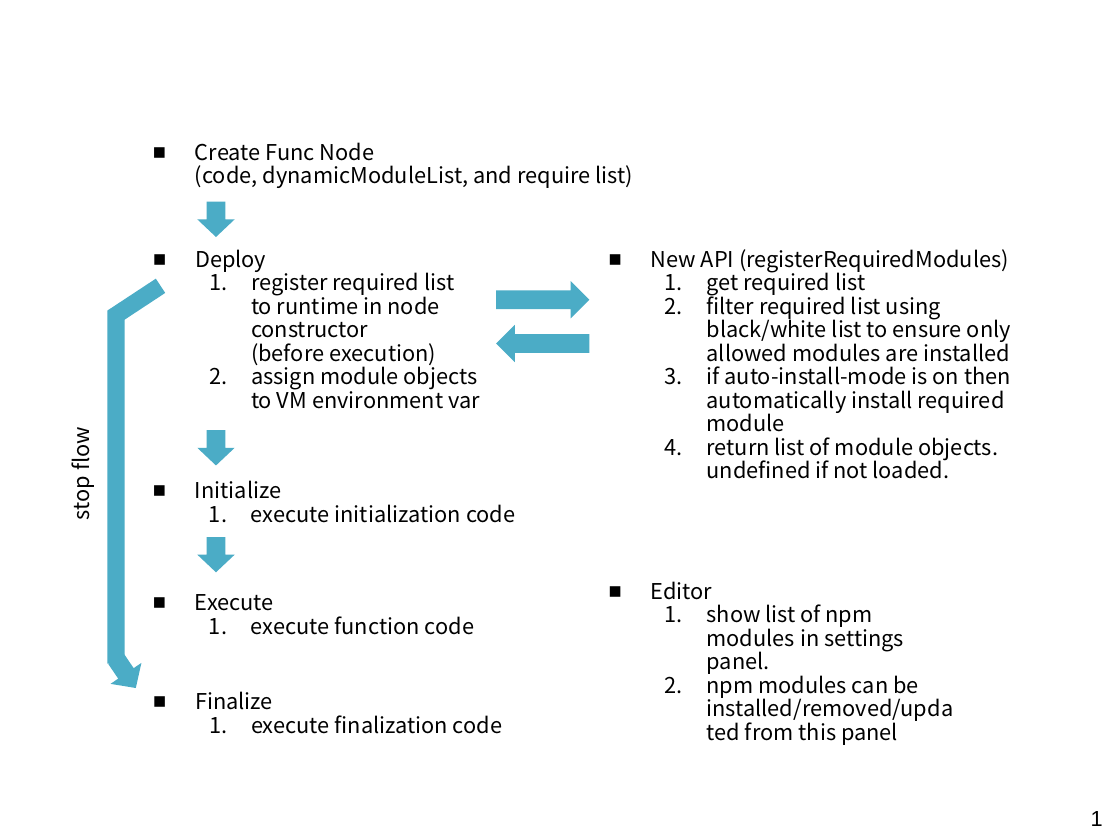
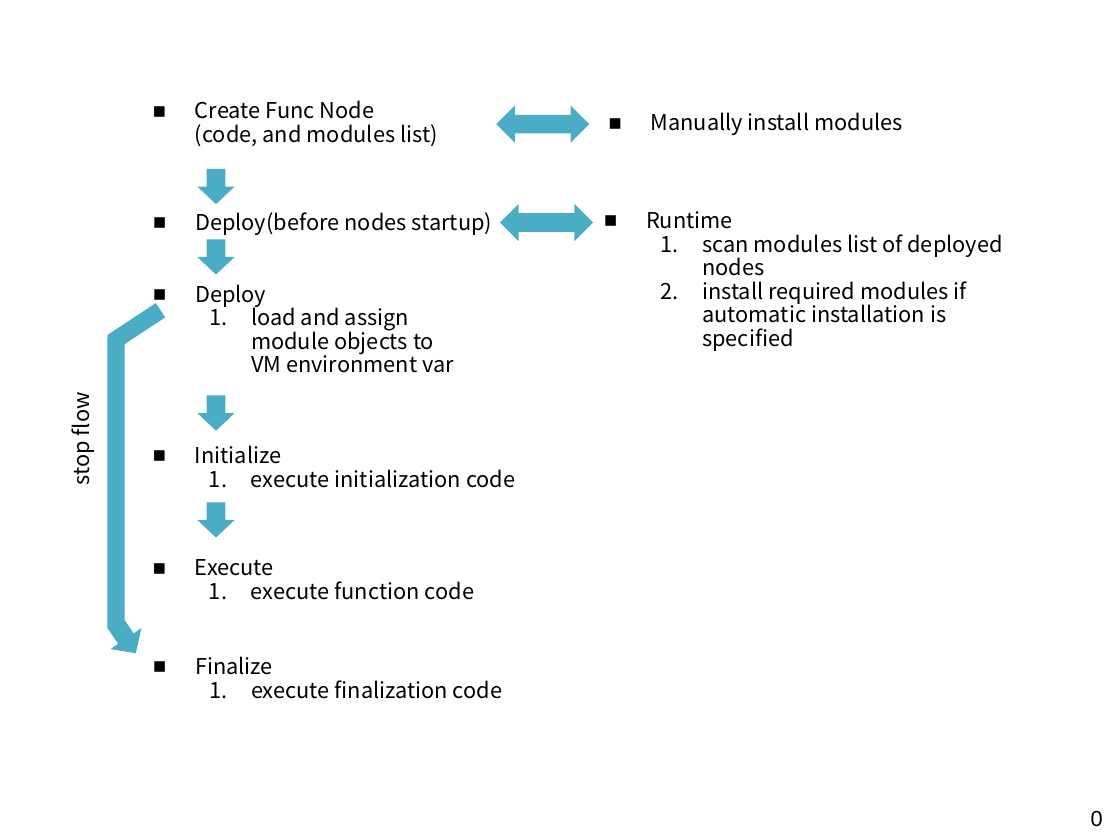
Before and after one commit to node-red/designs, a slide deck: slide 1 of designs/function-node-lifecycle/lifecycle.pptx (slide 2 before the commit). Drawn at 1120x840 pixels with LibreOffice and Linux fonts; fonts in the diff are those of the drawing. Boxes give left, top, right and bottom in pixels: in the first picture for what was removed or moved away, otherwise in the second. Text is boxed around its words. In the diff, an @@ line names an element or a change of style, - is before the commit and + after.

Commit message:
update npm installation

```diff
--- a/designs/function-node-lifecycle/lifecycle.pptx
+++ b/designs/function-node-lifecycle/lifecycle.pptx
@@ text at (195, 100, 438, 146): text changed @@
-■ Create Func Node
-  (code, dynamicModuleList, and require list)
+■ Create Func Node
+  (code, and modules list)
@@ up down arrow added at (496, 105, 589, 142), fill #4BACC6 @@
@@ text added at (651, 112, 903, 135), 14 pt, text #000000 @@
+■ Manually install modules
@@ 4 texts, 4 down arrows: place and size @@
-4 texts, 4 down arrows at (64, 202, 515, 734)
+4 texts, 4 down arrows at (64, 169, 515, 699)
@@ up down arrow added at (500, 204, 592, 241), fill #4BACC6 @@
@@ text added at (195, 212, 493, 235), 14 pt, text #000000 @@
+■ Deploy(before nodes startup)
@@ text at (646, 211, 1002, 351): text changed @@
-■ New API (registerRequiredModules)
-  1. get required list
-  2. filter required list using black/white list to ensure only allowed modules are installed
-  3. if auto-install-mode is on then automatically install required module
-  4. return list of module objects. undefined if not loaded.
+■ Runtime
+  1. scan modules list of deployed nodes
+  2. install required modules if automatic installation is specified
@@ down arrow added at (197, 240, 234, 274), fill #4BACC6 @@
@@ text "Deploy": place and size @@
-text "Deploy" at (195, 249, 480, 409)
+text "Deploy" at (195, 284, 454, 373)
@@ down arrow removed at (496, 281, 589, 318) @@
@@ rectangle: place and size @@
-rectangle at (107, 279, 165, 325)
+rectangle at (107, 303, 165, 349)
@@ text at (251, 303, 454, 373): text changed @@
-  1. register required list
-     to runtime in node
-     constructor
-     (before execution)
-  2. assign module objects
-     to VM environment var
+  1. load and assign
+     module objects to
+     VM environment var
@@ down arrow removed at (496, 325, 589, 362) @@
@@ rectangle: place and size @@
-rectangle at (108, 310, 124, 663)
+rectangle at (108, 336, 124, 628)
@@ text removed at (651, 581, 954, 745) @@
-■ Editor
-  1. show list of npm modules in settings panel.
-  2. npm modules can be installed/removed/updated from this panel
@@ page number at (1091, 810, 1103, 827): text changed @@
-1
+0
```
Also in this commit, not shown: 1 slide removed, 3 other files.
